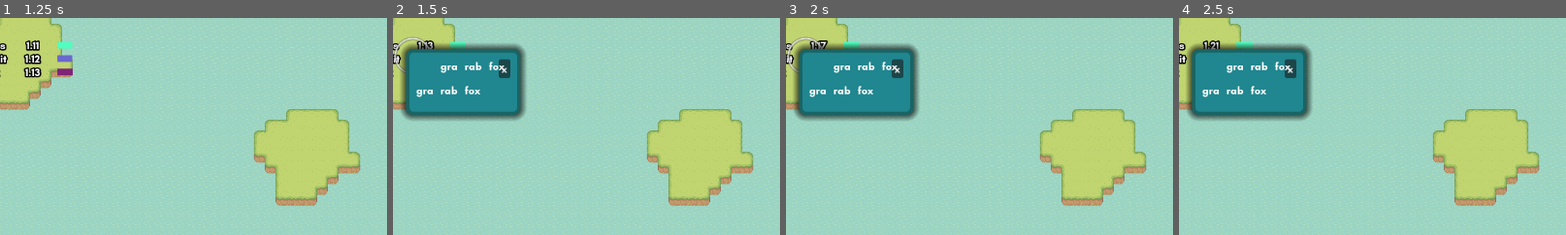
Above: before the commit, frames 1-4 (left to right).
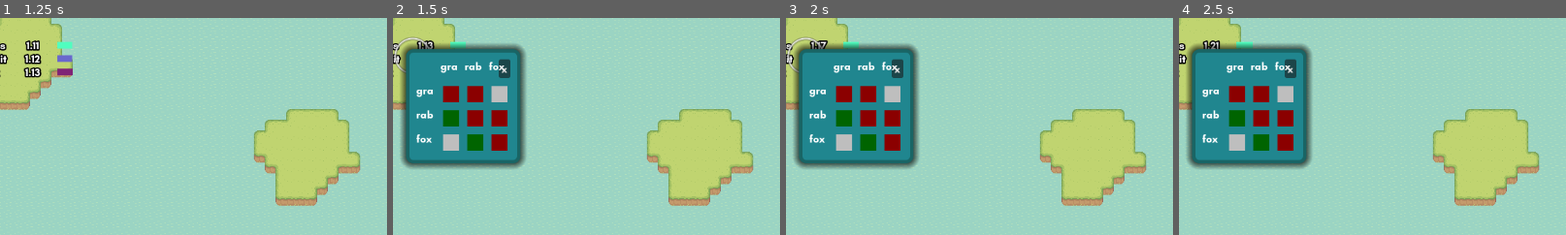
Above: after the commit, the same moments.

Repository: quimnuss/eco
Game: Godot game, scene res://scenes/world.tscn
Two runs of this game, one before a commit and one after it. Both use one fixed random seed, a clock stepped at 60 frames per second and the inputs below.
Inputs (mouse positions are % of the whole screen's width and height, from its top left):
- Up to frame 1 (1.25 s): click (50, 98) at 0.52 s; type "12" at 0.6 s
- Up to frame 2 (1.5 s): move the mouse to (20, 22) at 1.27 s; hold Up (ui_up) from 1.28 s (still down); click (20, 22) at 1.42 s
- Up to frame 3 (2 s): keep holding Up (ui_up)
- Up to frame 4 (2.5 s): release Up (ui_up) at 2 s; click "x" at 2 s
The pictures show only the part of the screen within x 18-68%, y 14-64%; the shares and areas given below are measured in that part.

Frame 1 is identical in both runs. In frame 2, 9.5% of the frame differs, in the area x 2-35%, y 31-70%; in frame 3, 9.5%; in frame 4, 9.5%.

Commit message:
wip: fix range_rect

Diff:
--- a/data/3_sample_0.tres
+++ b/data/3_sample_0.tres
@@ -1,4 +1,4 @@
-[gd_resource type="Resource" script_class="GLVSample" load_steps=2 format=3 uid="uid://fkyatsaaxuy5"]
+[gd_resource type="Resource" script_class="GLVSample" load_steps=2 format=3]
 
 [ext_resource type="Script" path="res://actors/glv_sample.gd" id="1_12wmr"]
 
--- a/ui/range_rect.gd
+++ b/ui/range_rect.gd
@@ -11,12 +11,12 @@
 signal turn_up(index_i, index_j)
 signal turn_down(index_i, index_j)
 
-func set_color(value, max_value):
-    if abs(value) < 0.0001:
+func set_color(new_value, max_value):
+    if abs(new_value) < 0.0001:
         self.modulate = Color.GRAY
         return
-    var ratio = clamp(abs(value/max_value),0,1)*0.3 + 0.7
-    var base_color = Color.DARK_RED if value < 0 else Color.DARK_GREEN
+    var ratio = clamp(abs(new_value/max_value),0,1)*0.3 + 0.7
+    var base_color = Color.DARK_RED if new_value < 0 else Color.DARK_GREEN
     self.set_modulate(base_color*ratio)
 
 func _input(event):
@@ -26,4 +26,6 @@
             self.set_color(self.value,self.max_value)
             turn_up.emit(index_i, index_j)
         elif event.button_index == MOUSE_BUTTON_WHEEL_DOWN:
+            self.value -= increments
+            self.set_color(self.value,self.max_value)
             turn_down.emit(index_i, index_j)
--- a/ui/range_rect.tscn
+++ b/ui/range_rect.tscn
@@ -4,7 +4,6 @@
 [ext_resource type="Script" path="res://ui/range_rect.gd" id="2_781f5"]
 
 [node name="TextureRect" type="TextureRect"]
-visible = false
 modulate = Color(0.745098, 0.745098, 0.745098, 1)
 custom_minimum_size = Vector2(32, 32)
 offset_left = 36.0
